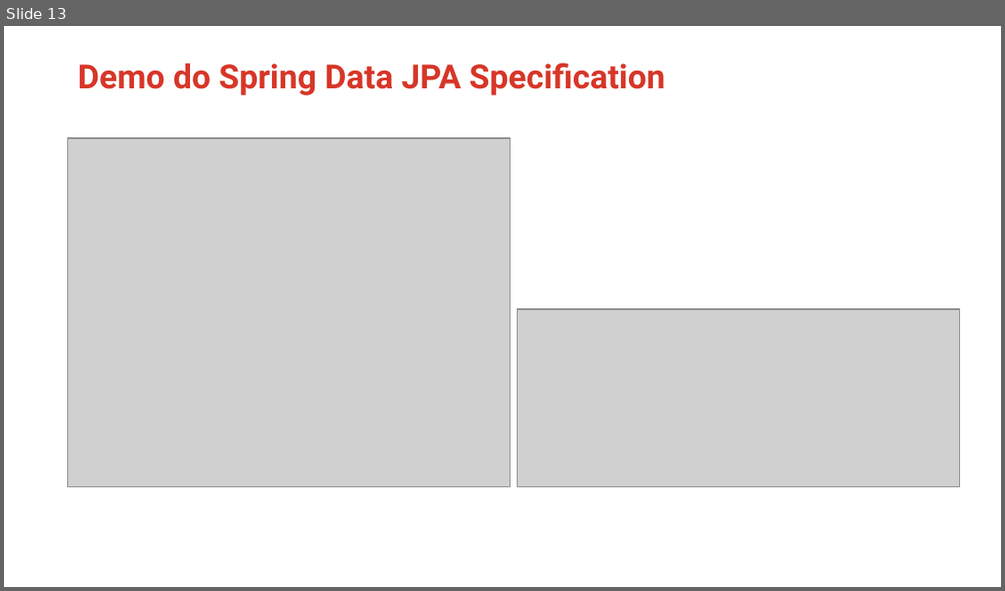
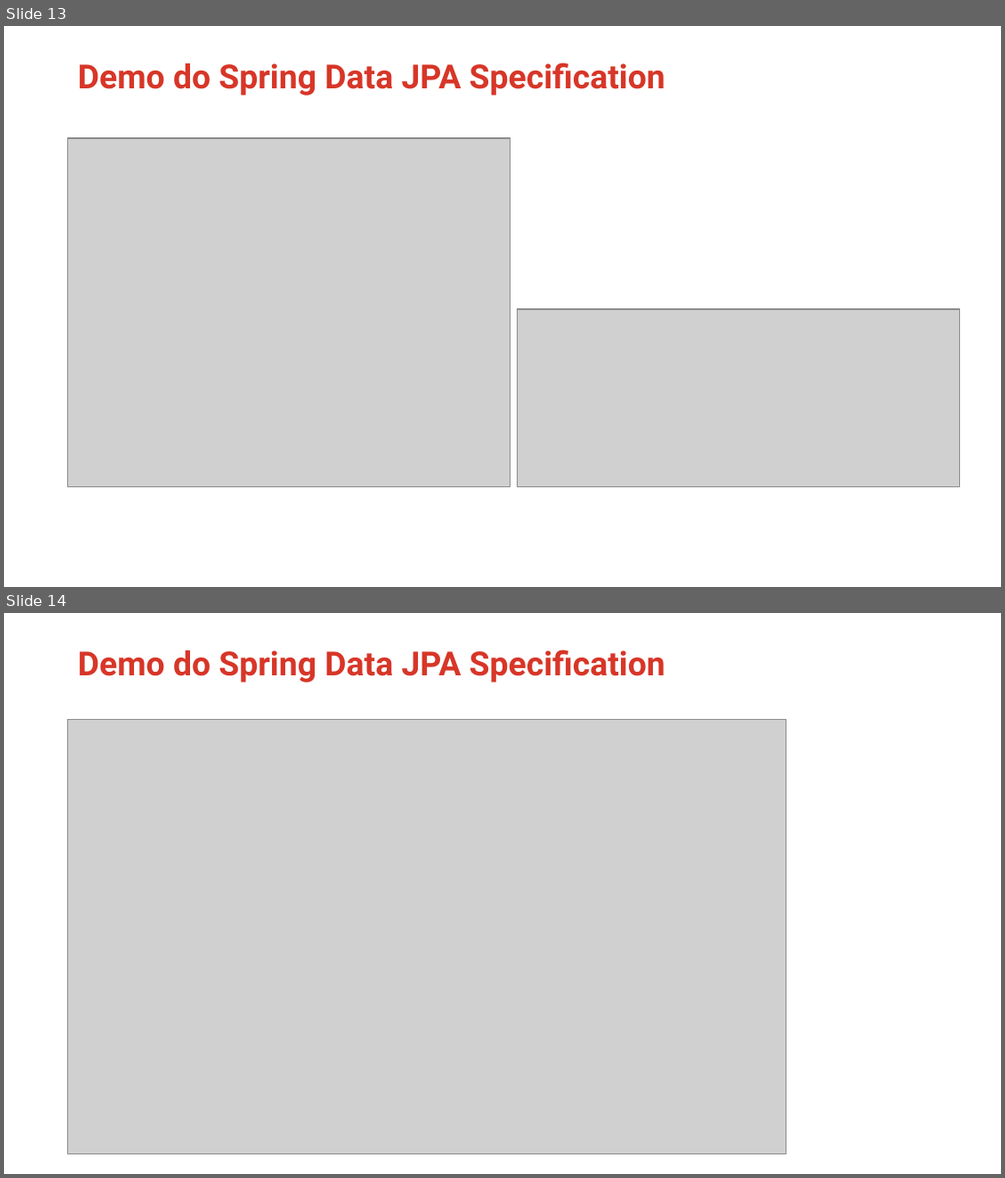
Before and after one commit to rocketseat-creators-program/spring-data-jpa-specification-2021-08-23, a slide deck: Apresentacao_Spring_Data_Specifications.pptx. Shown one above the other, each under a label of ours: slide 13 before the commit, slides 13 and 14 after it. The pictures are 1005x591 and 1005x1178 pixels, drawn with LibreOffice and Linux fonts; fonts in the diff are those of the drawing; grey boxes stand for pictures; background and template pictures are left out. Boxes give left, top, right and bottom in pixels: in the first picture for what was removed or moved away, otherwise in the second. Text is boxed around its words. In the diff, an @@ line names an element or a change of style, - is before the commit and + after.

Commit message:
Added specifications filter

```diff
--- a/Apresentacao_Spring_Data_Specifications.pptx
+++ b/Apresentacao_Spring_Data_Specifications.pptx
@@ slide 14 added at (4,613,1001,1174), background picture (left out) @@
@@ title added at (78,649,665,682), 24 pt, text #D73628, bold @@
+Demo do Spring Data JPA Specification
@@ picture added at (68,719,785,1153) @@
```
Also in this commit, not shown: 3 slides changed, 6 other files.
